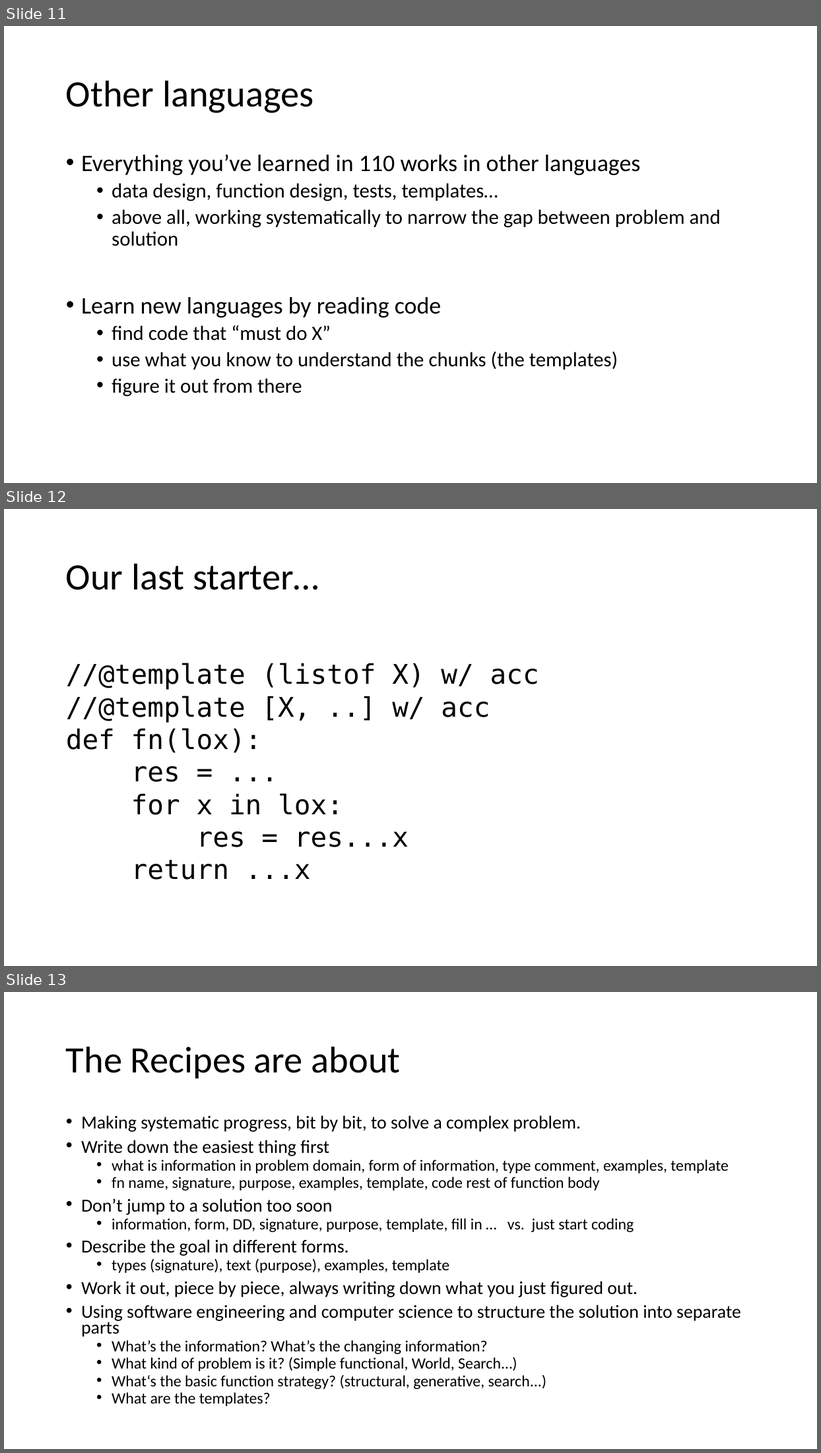
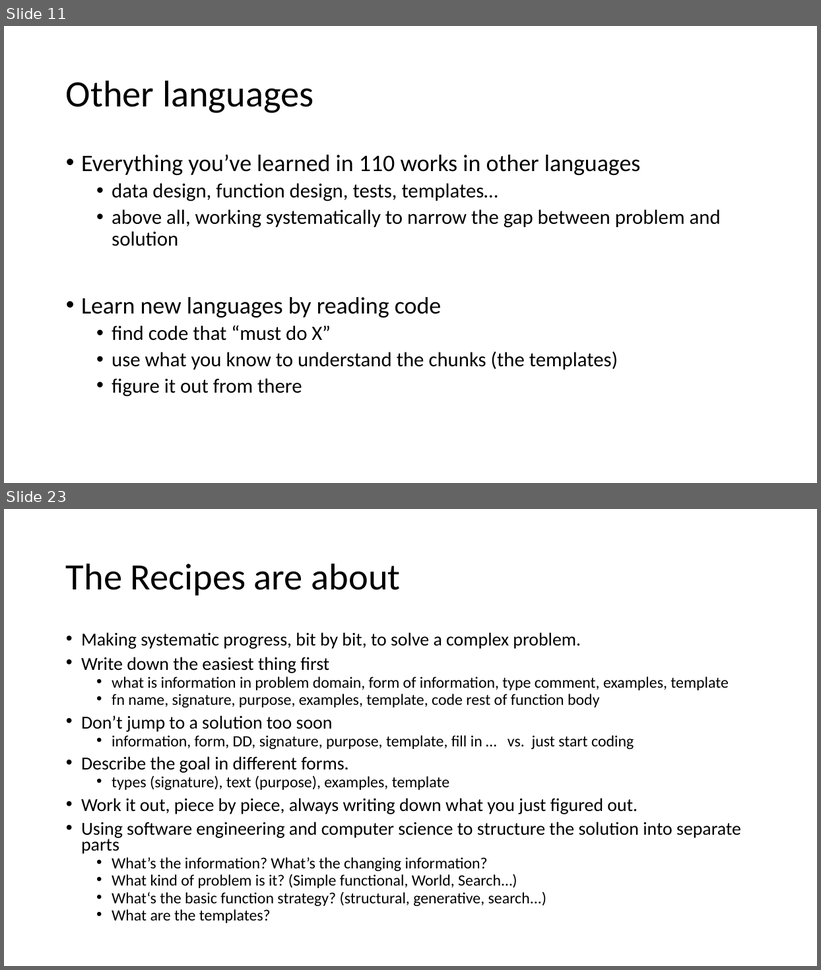
Before and after one commit to GregorKiczales/spd-materials, a slide deck: instructor/l23/lec23-wrap.pptx. Shown one above the other, each under a label of ours: slides 11, 12 and 13 before the commit, slides 11 and 23 after it; the slides between them are not shown. The pictures are 821x1453 and 821x970 pixels, drawn with LibreOffice and Linux fonts; fonts in the diff are those of the drawing. Boxes give left, top, right and bottom in pixels: in the first picture for what was removed or moved away, otherwise in the second. Text is boxed around its words. In the diff, an @@ line names an element or a change of style, - is before the commit and + after.

```diff
--- a/instructor/l23/lec23-wrap.pptx
+++ b/instructor/l23/lec23-wrap.pptx
@@ slide 12 removed at bbox=[4, 509, 817, 966], background #FFFFFF @@
@@ title removed at bbox=[66, 563, 319, 590] @@
-Our last starter…
@@ text removed at bbox=[66, 663, 539, 880] @@
-//@template (listof X) w/ acc
-//@template [X, ..] w/ acc
-def fn(lox):
-res = ...
-for x in lox:
-res = res...x
-return ...x
@@ what was slide 13 is now slide 23 @@
```
Also in this commit, not shown: 5 slides changed, 5 slides added, 3 other slides removed, 3 other files.
